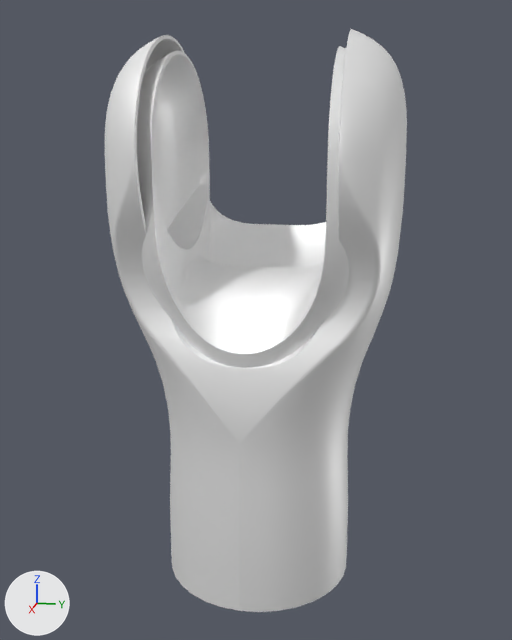
One commit to the glTF model galbot_one_description/meshes/arm/link2.glb: the scene before it, then after it.
Before and after are seen from a camera (50 mm lens) standing at (0.297, 0.058, 0.003) and looking at (-0.001, -0.002, -0.071). The lights are fixed; the arrows at lower left show +X, +Y and +Z. The older version comes first. Where no turn or scale is listed for an object, it has been applied to the vertices.

Names of what the first picture shows: 'Left_Arm_Link2', 'Link4'.
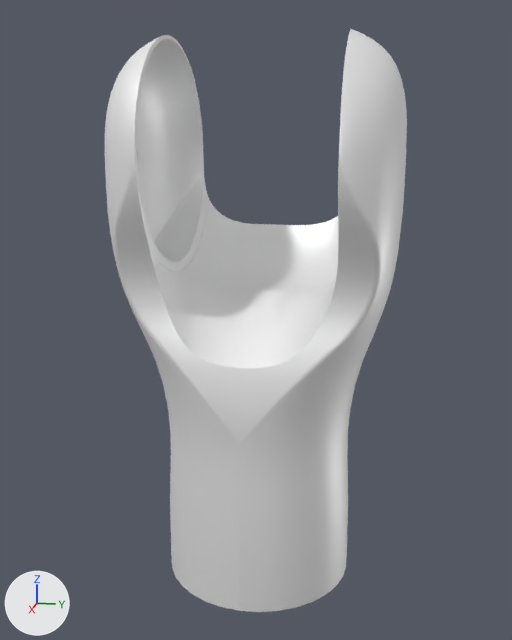
Boxes (x1, y1, x2, y2) around the edits, measured in the pictures (512 x 640 px):
'Link4', deleted
    before: (137, 46, 349, 368)

The change, as a diff of the scene's bpy script:
```diff
--- a/galbot_one_description/meshes/arm/link2.glb.py
+++ b/galbot_one_description/meshes/arm/link2.glb.py
@@ ob_link4 @@
-ob_link4 = bpy.data.objects.new('Link4', me_link4_002)
-ob_link4.location = (0.0, 0.0, 0.0)
```
